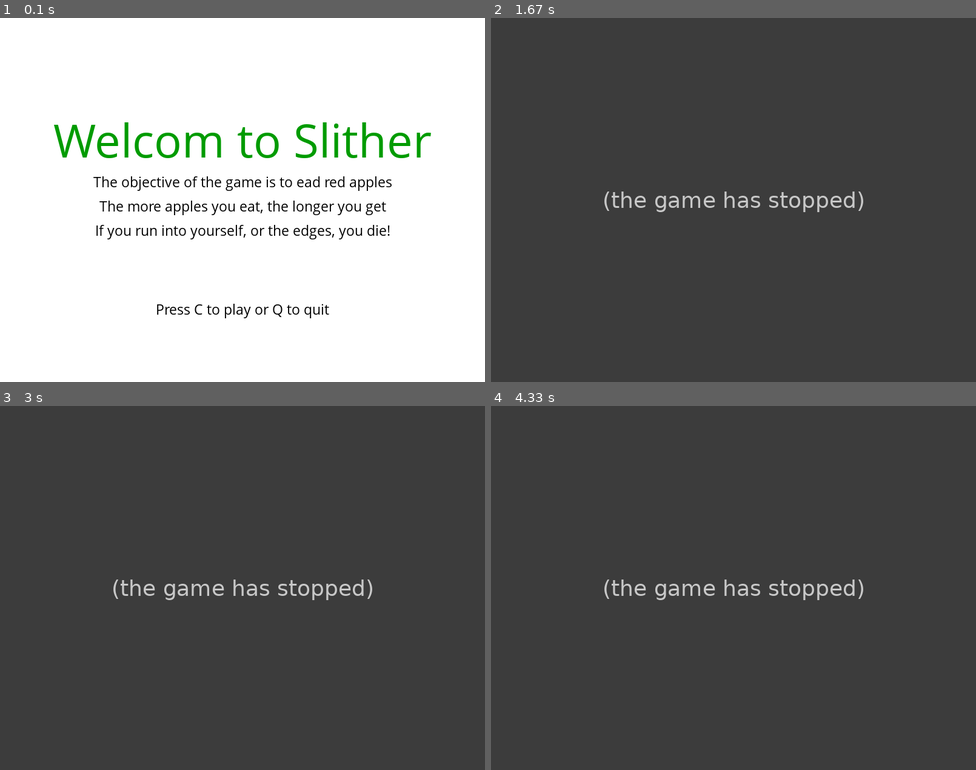
Above: before the commit, frames 1-4 (two rows, left to right).
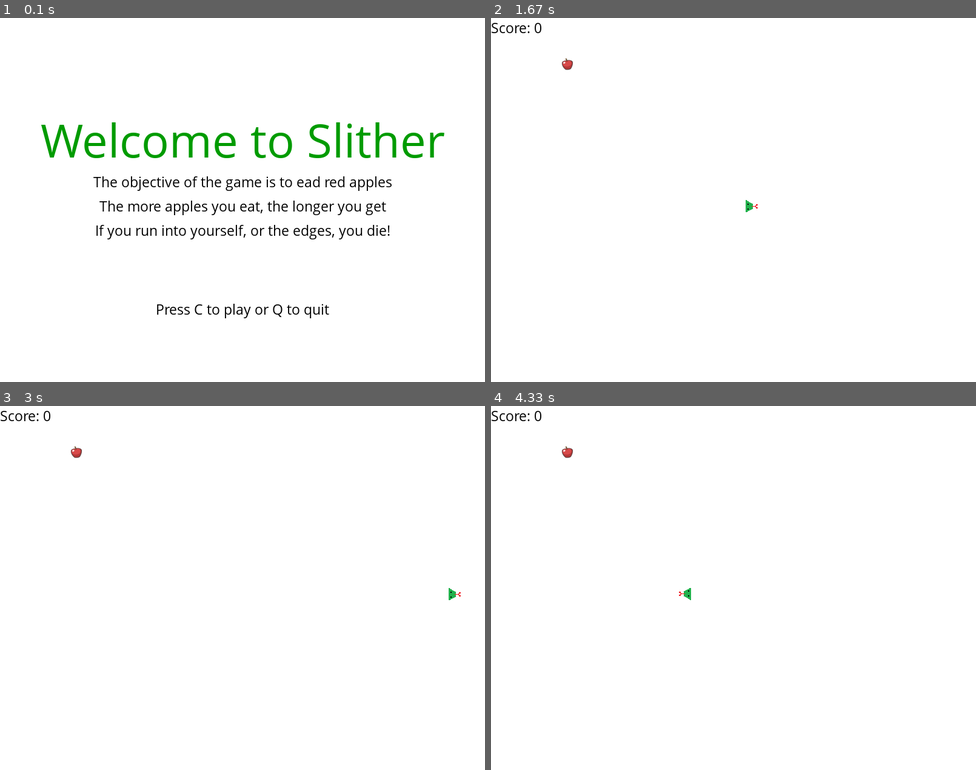
Above: after the commit, the same moments.

Repository: magizbox/pygame_build
Game: pygame game, started from slither/slither.py
The game is run twice, just before and just after one commit, with the same random seed, the same clock (stepped at 60 frames per second) and the same inputs.
Inputs:
- Up to frame 1 (0.1 s): no input
- Up to frame 2 (1.67 s): tap C at 0.33 s; hold P 0.67-1.13 s; hold Right 0.67-1.13 s; hold C 1.17-1.63 s
- Up to frame 3 (3 s): hold P 1.67-2.13 s; hold Right 1.67-2.13 s; tap C at 2.17 s
- Up to frame 4 (4.33 s): hold Up 3-3.47 s; tap C at 3.15, 4.07 s; hold Right 3.5-3.97 s

The runs differ from the first frame. In frame 1, 3.1% of the frame differs, in the area x 8-92%, y 28-39%; in frame 2, 100%, in the area x 0-100%, y 0-100%; in frame 3, 100%; in frame 4, 100%.
Error before the commit: TypeError: Game.pause() missing 1 required positional argument: 'game_display' (slither.py l...; the game stopped at 0.67 s (later frames are placeholders)

Commit message:
refactor to class

Diff:
--- a/slither/game.py
+++ b/slither/game.py
@@ -14,6 +14,9 @@
 display_width = 800
 display_height = 600
 
+FPS = 30
+block_size = 20
+
 img = pygame.image.load("resources/head.png")
 appleimg = pygame.image.load("resources/apple.png")
 
@@ -26,9 +29,15 @@
 
 apple_thickness = 30
 
+eat_sound = pygame.mixer.Sound("resources/eat.wav")
+start_sound = pygame.mixer.Sound("resources/start.wav")
+game_over_sound = pygame.mixer.Sound("resources/game_over.wav")
+
 
 class Game:
     def __init__(self):
+        self.display_width = display_width
+        self.display_height = display_height
         self.create_apple()
         self.create_snake()
 
@@ -41,23 +50,22 @@
         x = display_width / 2
         y = display_height / 2
         self.snake = Snake(x, y)
-    def pause(self, game_display):
+
+    def game_pause(self):
         paused = True
         game_display.fill(white)
-        Game.message_to_screen("Paused", black, -100, "large")
-        Game.message_to_screen("Press C to continue or Q to quit", black, 25)
+        self.message_to_screen("Paused", black, -100, "large")
+        self.message_to_screen("Press C to continue or Q to quit", black, 25)
         pygame.display.update()
         while paused:
             for event in pygame.event.get():
                 if event.type == pygame.QUIT:
                     pygame.quit()
-                    quit()
                 if event.type == pygame.KEYDOWN:
                     if event.key == pygame.K_c:
                         paused = False
                     elif event.key == pygame.K_q:
                         pygame.quit()
-                        quit()
             clock.tick(5)
 
     def text_objects(self, text, color, size="small"):
@@ -82,16 +90,14 @@
             for event in pygame.event.get():
                 if event.type == pygame.QUIT:
                     pygame.quit()
-                    quit()
-
                 if event.type == pygame.KEYDOWN:
                     if event.key == pygame.K_c:
-                        intro = False
+                        self.game_loop()
+                        return
                     if event.key == pygame.K_q:
                         pygame.quit()
-                        quit()
             game_display.fill(white)
-            self.message_to_screen("Welcom to Slither", green, -100, "large")
+            self.message_to_screen("Welcome to Slither", green, -100, "large")
             self.message_to_screen("The objective of the game is to ead red apples", black, -30)
             self.message_to_screen("The more apples you eat, the longer you get", black, 10)
             self.message_to_screen("If you run into yourself, or the edges, you die!", black, 50)
@@ -99,11 +105,8 @@
             pygame.display.update()
             clock.tick(15)
 
-    def draw_score(self, score):
-        text = smallfont.render("Score: " + str(score), True, black)
-        game_display.blit(text, [0, 0])
-
-    def draw_snake(self, block_size, snakelist):
+    def draw_snake(self, block_size):
+        snakelist = self.snake.list
         direction = self.snake.direction
         if direction == "right":
             head = pygame.transform.rotate(img, 270)
@@ -120,8 +123,73 @@
     def draw_apple(self):
         game_display.blit(appleimg, (self.apple.x, self.apple.y))
 
-    def is_boundary(self):
-        return self.snake.x >= display_width or self.snake.x < 0 or self.snake.y >= display_height or self.snake.y < 0
+    def is_eat(self):
+        apple_x = self.apple.x
+        apply_y = self.apple.y
+        apple_thickness = self.apple.apple_thick_ness
+        lead_x = self.snake.x
+        lead_y = self.snake.y
+        if lead_x > apple_x and lead_x < apple_x + apple_thickness or lead_x + block_size > apple_x and lead_x + block_size < apple_x + apple_thickness:
+            if lead_y > apply_y and lead_y < apply_y + apple_thickness or lead_y + block_size > apply_y and lead_y + block_size < apply_y + apple_thickness:
+                return True
+        return False
 
     def update(self):
         self.snake.update()
+
+    def game_over(self):
+        game_over = True
+        pygame.mixer.Sound.play(game_over_sound)
+        game_display.fill(white)
+        self.message_to_screen("Game over", red, -80, size="large")
+        self.message_to_screen("Press C to play again or Q to quit", black, size="medium")
+        pygame.display.update()
+        while game_over:
+            for event in pygame.event.get():
+                if event.type == pygame.QUIT:
+                    return
+                if event.type == pygame.KEYDOWN:
+                    if event.key == pygame.K_q:
+                        return
+                    if event.key == pygame.K_c:
+                        self.create_snake()
+                        self.game_loop()
+
+    def game_loop(self):
+        pygame.mixer.Sound.play(start_sound)
+        while True:
+            for event in pygame.event.get():
+                if event.type == pygame.QUIT:
+                    return
+                if event.type == pygame.KEYDOWN:
+                    if event.key == pygame.K_LEFT:
+                        self.snake.move_left()
+                    elif event.key == pygame.K_RIGHT:
+                        self.snake.move_right()
+                    elif event.key == pygame.K_UP:
+                        self.snake.move_up()
+                    elif event.key == pygame.K_DOWN:
+                        self.snake.move_down()
+                    elif event.key == pygame.K_p:
+                        self.game_pause()
+            self.update()
+            self.draw()
+            if self.snake.is_die(self):
+                self.game_over()
+                return
+            if self.is_eat():
+                pygame.mixer.Sound.play(eat_sound)
+                self.snake.length += 1
+                self.create_apple()
+            clock.tick(FPS)
+
+    def draw_score(self, score):
+        text = smallfont.render("Score: " + str(score), True, black)
+        game_display.blit(text, [0, 0])
+
+    def draw(self):
+        game_display.fill(white)
+        self.draw_apple()
+        self.draw_snake(block_size)
+        self.draw_score(self.snake.length - 1)
+        pygame.display.update()
--- a/slither/slither.py
+++ b/slither/slither.py
@@ -1,115 +1,11 @@
 import pygame
-import random
 from game import Game
 
 pygame.init()
-
-white = (255, 255, 255)
-black = (0, 0, 0)
-red = (255, 0, 0)
-green = (0, 155, 0)
-
-display_width = 800
-display_height = 600
-
-img = pygame.image.load("resources/head.png")
-
 icon = pygame.image.load('resources/apple.png')
 pygame.display.set_icon(icon)
-
-FPS = 30
-block_size = 20
-
-eat_sound = pygame.mixer.Sound("resources/eat.wav")
-start_sound = pygame.mixer.Sound("resources/start.wav")
-game_over_sound = pygame.mixer.Sound("resources/game_over.wav")
-
-game_display = pygame.display.set_mode((display_width, display_height))
 pygame.display.set_caption("Slither")
 
-clock = pygame.time.Clock()
-
-game = Game()
-
-
-def game_loop():
-    game_exit = False
-    game_over = False
-
-    snakeLength = 1
-    snakeList = [[-1, -1]] * (snakeLength - 1)
-
-    pygame.mixer.Sound.play(start_sound)
-    while not game_exit:
-        if game_over:
-            pygame.mixer.Sound.play(game_over_sound)
-            game_display.fill(white)
-            game.message_to_screen("Game over", red, -80, size="large")
-            game.message_to_screen("Press C to play again or Q to quit", black, size="medium")
-            pygame.display.update()
-        while game_over:
-            for event in pygame.event.get():
-                if event.type == pygame.QUIT:
-                    game_over = False
-                    game_exit = True
-                if event.type == pygame.KEYDOWN:
-                    if event.key == pygame.K_q:
-                        game_exit = True
-                        game_over = False
-                    if event.key == pygame.K_c:
-                        game_loop()
-        for event in pygame.event.get():
-            if event.type == pygame.QUIT:
-                game_exit = True
-
-            if event.type == pygame.KEYDOWN:
-                if event.key == pygame.K_LEFT:
-                    game.snake.move_left()
-                elif event.key == pygame.K_RIGHT:
-                    game.snake.move_right()
-                elif event.key == pygame.K_UP:
-                    game.snake.move_up()
-                elif event.key == pygame.K_DOWN:
-                    game.snake.move_down()
-                elif event.key == pygame.K_p:
-                    game.pause()
-        if game.is_boundary():
-            game_over = True
-
-        game.update()
-        game_display.fill(white)
-
-        game.draw_apple()
-        snake_head = [game.snake.x, game.snake.y]
-        snakeList.append(snake_head)
-
-        if len(snakeList) > snakeLength:
-            del snakeList[0]
-
-        for segment in snakeList[:-1]:
-            if segment == snake_head:
-                game_over = True
-        game.draw_snake(block_size, snakeList)
-
-        game.draw_score(snakeLength - 1)
-        pygame.display.update()
-
-        apple_x = game.apple.x
-        apply_y = game.apple.y
-        apple_thickness = game.apple.apple_thick_ness
-        lead_x = game.snake.x
-        lead_y = game.snake.y
-        if lead_x > apple_x and lead_x < apple_x + apple_thickness or lead_x + block_size > apple_x and lead_x + block_size < apple_x + apple_thickness:
-            if lead_y > apply_y and lead_y < apply_y + apple_thickness or lead_y + block_size > apply_y and lead_y + block_size < apply_y + apple_thickness:
-                pygame.mixer.Sound.play(eat_sound)
-                snakeLength += 1
-                game.create_apple()
-
-        clock.tick(FPS)
-
-
 if __name__ == '__main__':
+    game = Game()
     game.game_intro()
-    game_loop()
-    pygame.quit()
-    quit()
--- a/slither/snake.py
+++ b/slither/snake.py
@@ -32,3 +32,22 @@
     def update(self):
         self.x += self.x_change
         self.y += self.y_change
+        snake_head = [self.x, self.y]
+        self.list.append(snake_head)
+
+        if len(self.list) > self.length:
+            del self.list[0]
+
+    def is_die(self, game):
+        if self.is_boundary(game):
+            return True
+        snake_head = [self.x, self.y]
+        for segment in self.list[:-1]:
+            if segment == snake_head:
+                return True
+        return False
+
+    def is_boundary(self, game):
+        display_width = game.display_width
+        display_height = game.display_height
+        return self.x >= display_width or self.x < 0 or self.y >= display_height or self.y < 0
